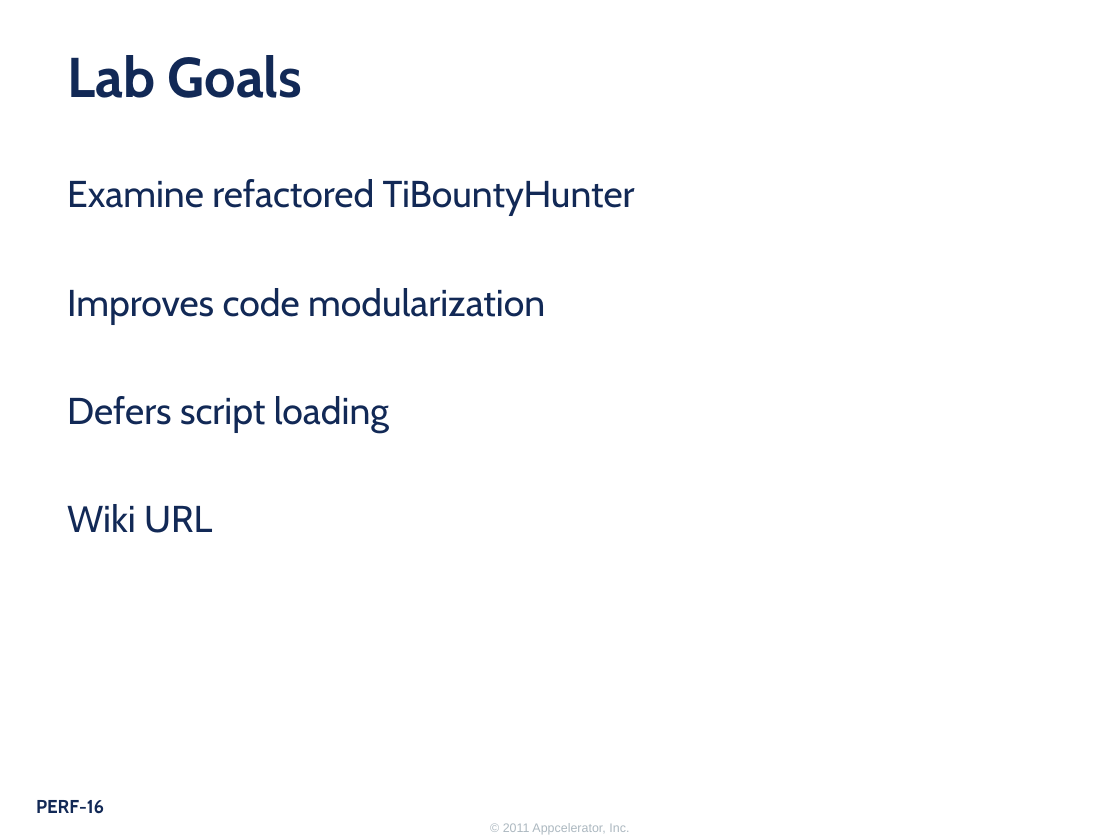
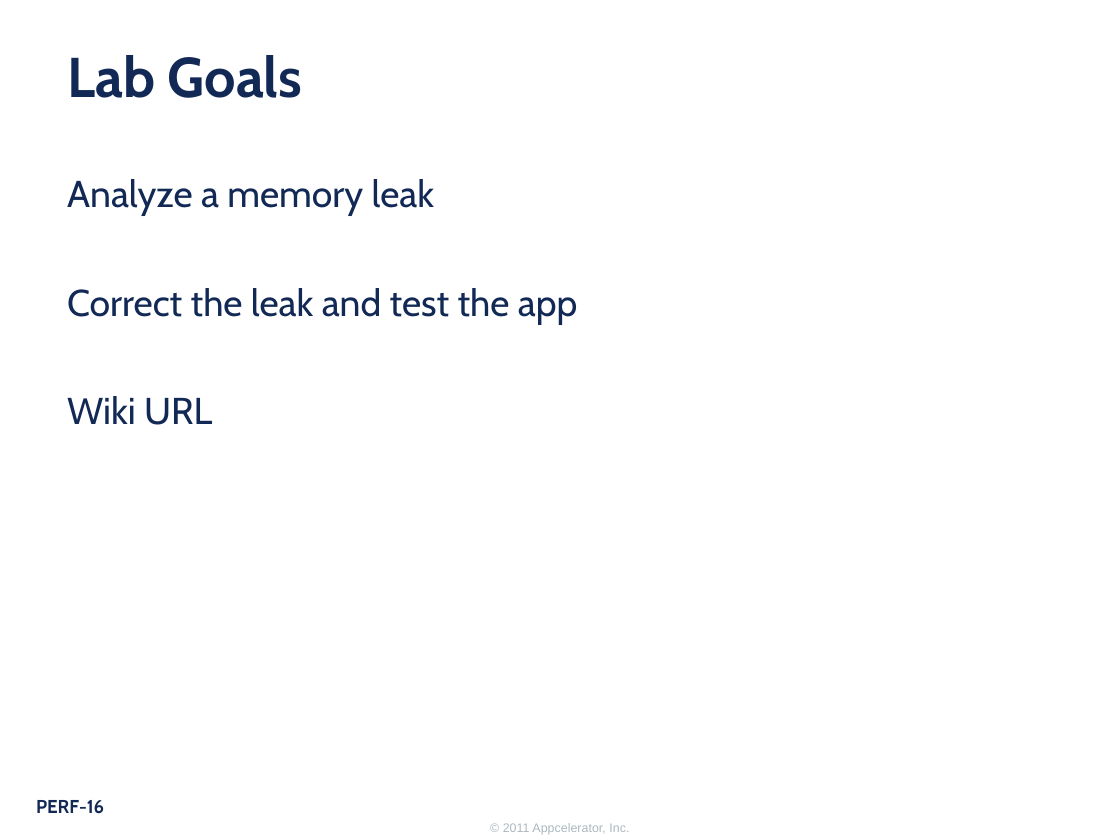
Before and after one commit to appcelerator-forks/appcelerator-training.tcmd_certification, a slide deck: slide 16 of 300.pptx. Drawn at 1120x840 pixels with LibreOffice and Linux fonts; fonts in the diff are those of the drawing; background and template pictures are left out. Boxes give left, top, right and bottom in pixels: in the first picture for what was removed or moved away, otherwise in the second. Text is boxed around its words. In the diff, an @@ line names an element or a change of style, - is before the commit and + after.

Commit message:
Removed remaining reference to TiBountyHunter

```diff
--- a/300.pptx
+++ b/300.pptx
@@ text at bbox=[67, 179, 578, 324]: text changed @@
-Examine refactored TiBountyHunter
-Improves code modularization
-Defers script loading
+Analyze a memory leak
+Correct the leak and test the app
```
